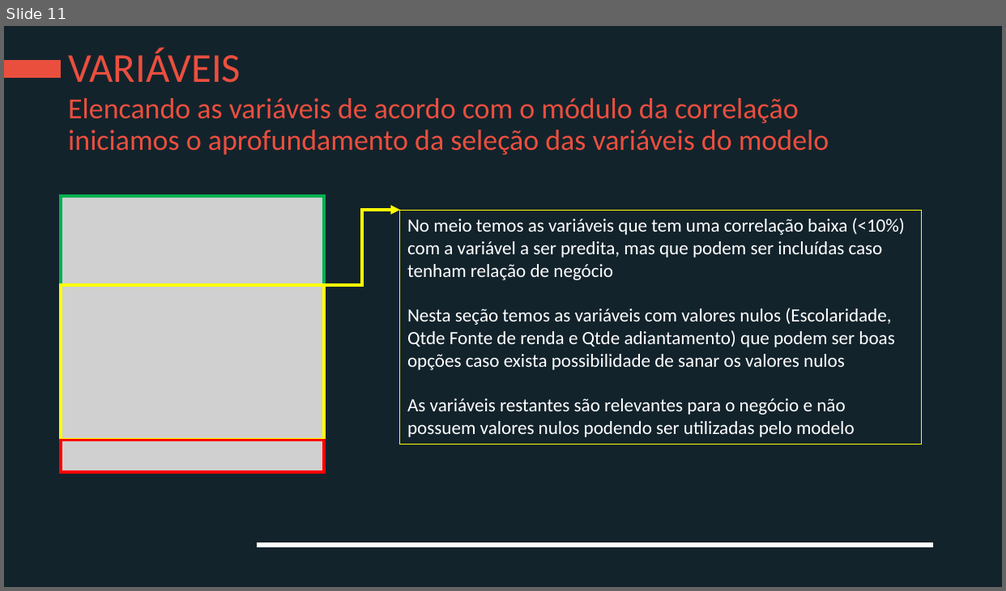
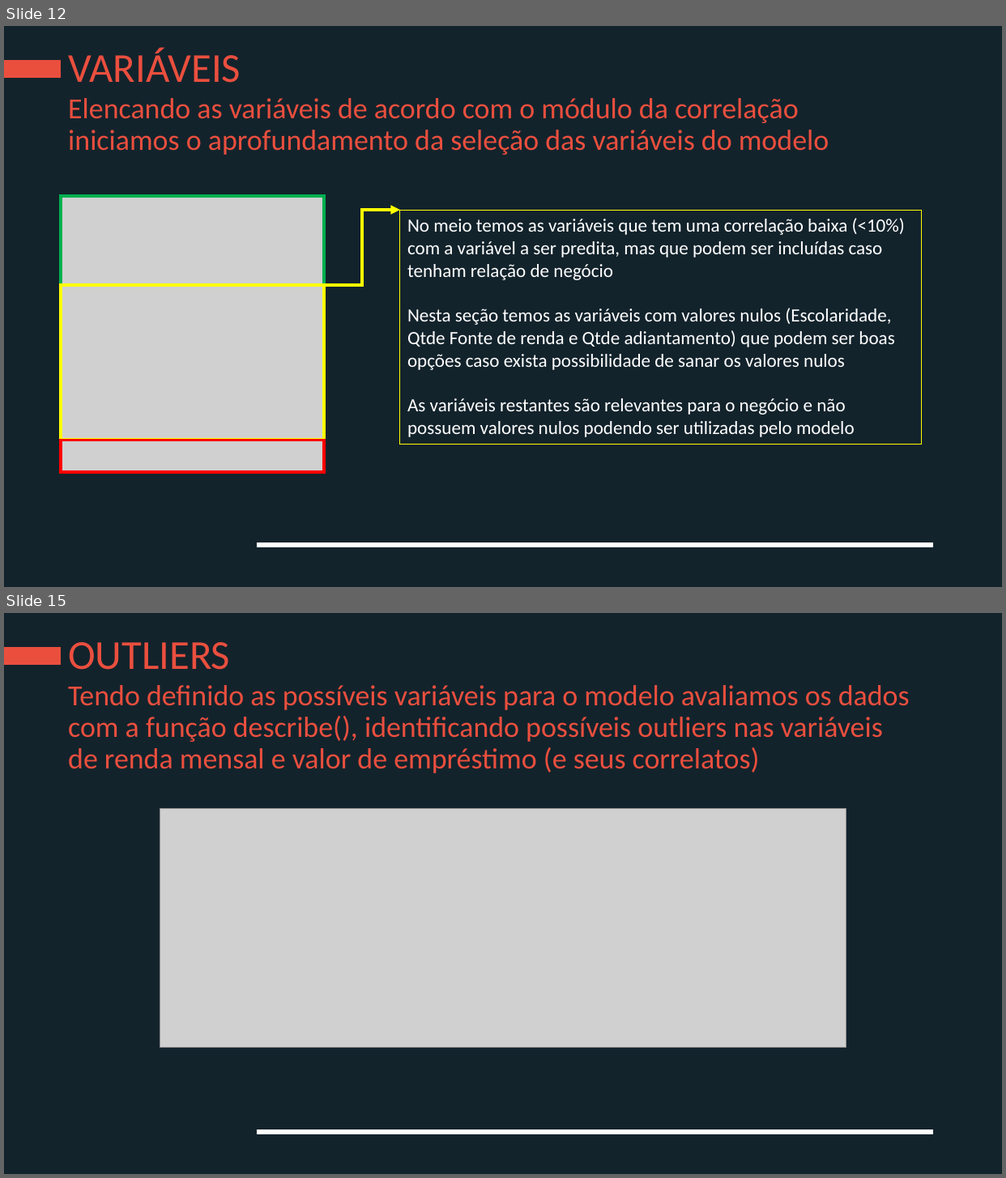
Before and after one commit to spadao/PS-Elo-Group, a slide deck: Apresentação-JoãoVictorSpadão.pptx. Shown one above the other, each under a label of ours: slide 11 before the commit, slides 12 and 15 after it; the slides between them are not shown. The pictures are 1006x591 and 1006x1178 pixels, drawn with LibreOffice and Linux fonts; fonts in the diff are those of the drawing; grey boxes stand for pictures; background and template pictures are left out. Boxes give left, top, right and bottom in pixels: in the first picture for what was removed or moved away, otherwise in the second. Text is boxed around its words. In the diff, an @@ line names an element or a change of style, - is before the commit and + after.

```diff
--- a/Apresentação-JoãoVictorSpadão.pptx
+++ b/Apresentação-JoãoVictorSpadão.pptx
@@ slide 15 added at bbox=[4, 613, 1002, 1174], background #13232C; not listed: 2 template elements that a slide beside it also shows @@
@@ title added at bbox=[68, 642, 230, 670], 39.6 pt, text #EA4F3E @@
+OUTLIERS
@@ text added at bbox=[68, 685, 910, 773], 28 pt, text #EA4F3E @@
+Tendo definido as possíveis variáveis para o modelo avaliamos os dados com a função describe(), identificando possíveis outliers nas variáveis de renda mensal e valor de empréstimo (e seus correlatos)
@@ picture added at bbox=[160, 808, 846, 1047] @@
@@ what was slide 11 is now slide 12 @@
```
Also in this commit, not shown: 1 slide changed, 5 other slides added, 1 slide removed, 4 other files.
